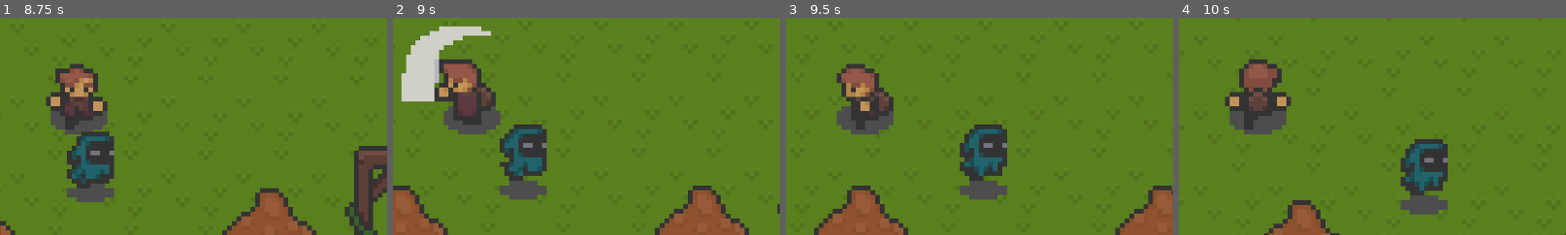
Above: before the commit, frames 1-4 (left to right).
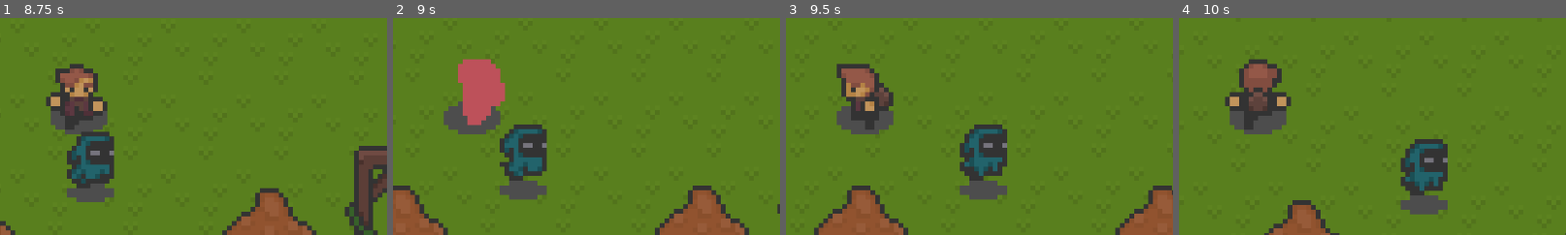
Above: after the commit, the same moments.

Repository: lilmax6969/small-seed_island-gd
Game: Godot game, scene res://scenes/test.tscn
The game is run twice, just before and just after one commit, with the same random seed, the same clock (stepped at 60 frames per second) and the same inputs.
Inputs (mouse positions are % of the whole screen's width and height, from its top left):
- Up to frame 1 (8.75 s): move the mouse to (45, 70) at 0.52 s; hold W (up) 0.53-2.03 s; click (45, 70) at 0.6 s; move the mouse to (80, 65) at 1.27 s; click (80, 65) at 1.35 s; move the mouse to (20, 35) at 2.02 s; hold A (left) 2.03-3.53 s; click (20, 35) at 2.1 s; move the mouse to (55, 50) at 2.77 s; click (55, 50) at 2.85 s; move the mouse to (35, 25) at 3.52 s; hold S (down) 3.53-4.28 s; click (35, 25) at 3.6 s; move the mouse to (72, 45) at 4.27 s; hold D (right) 4.28-5.03 s; click (72, 45) at 4.35 s; move the mouse to (30, 55) at 5.02 s; hold W (up) 5.03-5.78 s; click (30, 55) at 5.1 s; move the mouse to (60, 28) at 5.77 s; hold D (right) 5.78-8.03 s; click (60, 28) at 5.85 s; move the mouse to (45, 70) at 6.52 s; click (45, 70) at 6.6 s; move the mouse to (80, 65) at 7.27 s; click (80, 65) at 7.35 s; move the mouse to (20, 35) at 8.02 s; hold S (down) from 8.03 s (still down); click (20, 35) at 8.1 s
- Up to frame 2 (9 s): move the mouse to (55, 50) at 8.77 s; release S (down) at 8.78 s; hold A (left) from 8.78 s (still down); click (55, 50) at 8.85 s
- Up to frame 3 (9.5 s): keep holding A (left)
- Up to frame 4 (10 s): move the mouse to (35, 25) at 9.52 s; release A (left) at 9.53 s; hold W (up) from 9.53 s (still down); click (35, 25) at 9.6 s
The pictures show only the part of the screen within x 40-90%, y 25-75%; the shares and areas given below are measured in that part.

Frame 1 is identical in both runs. In frame 2, 7.5% of the frame differs, in the area x 2-30%, y 3-50%; in frame 3, 0.9%; in frame 4, nothing differs.

Commit message:
Added a attack timer
And fix the hit animation cancel

Diff:
--- a/scripts/player.gd
+++ b/scripts/player.gd
@@ -8,10 +8,12 @@
 @export var DECELERATION: float = 1000.0
 @export var MAX_SPEED: float = 75.0
 @export var KNOCKBACK_COOLDOWN: float = 0.4
+@export var ATTACK_COOLDOWN: float = 0.5
 
 var attack: bool = false
 var knockbacked: bool = false
 var knockbacked_timer: float = KNOCKBACK_COOLDOWN
+var attack_timer: float = 0
 
 var input_direction: Vector2 = Vector2.ZERO
 var anim_direction: Vector2 = Vector2.DOWN
@@ -23,6 +25,10 @@
 	SWORD.monitoring = false
 
 func _physics_process(delta: float) -> void:
+	# Update timer
+	knockbacked_timer = update_timer(knockbacked_timer, delta)
+	attack_timer = update_timer(attack_timer, delta)
+
 	# Direction
 	input()
 
@@ -30,15 +36,18 @@
 		anim_direction = input_direction if input_direction != Vector2.ZERO else anim_direction
 		animate()
 
-	update_knockback_timer(delta)
 	update_velocity(delta)
-
 	move_and_slide()
 
 func input():
 	input_direction = Input.get_vector("left", "right", "up", "down").normalized()
-	if Input.is_action_just_pressed("attack") and not attack:
+	if (
+		Input.is_action_just_pressed("attack") and
+		not attack and attack_timer <= 0 and
+		not knockbacked and knockbacked_timer <= 0
+	):
 		attack = true
+		attack_timer = ATTACK_COOLDOWN
 		attack_animations()
 
 func update_velocity(delta: float) -> void:
@@ -59,6 +68,11 @@
 
 	if knockbacked and velocity == Vector2.ZERO:
 		knockbacked = false
+
+func update_timer(timer: float, delta: float) -> float:
+	if timer <= 0:
+		return 0.0
+	return timer - delta
 
 # DANGER: Animations sector
 func animate() -> void:
@@ -151,11 +165,6 @@
 	ANIMATOR.speed_scale = 1
 
 # ALERT: Ultra DANGER zone (knockback)
-
-func update_knockback_timer(delta: float):
-	if knockbacked_timer < 0: return
-	knockbacked_timer -= delta
-
 func _on_hitbox_area_entered(area):
 	if area.name != "Damage": return
 	if knockbacked_timer > 0: return
